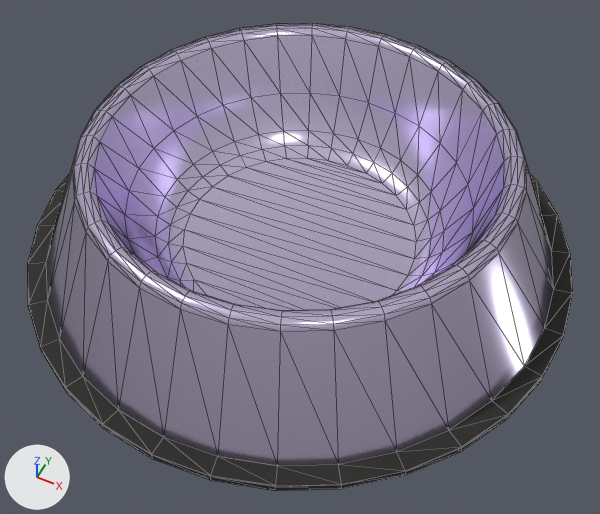
Renders of the glTF model assets/models/bowl1.glb from each side of a commit.
The view is the same before and after, from a 50 mm camera at (0.128, -0.256, 0.306) aimed at (0.01, -0.019, 0.01). Arrows for +X, +Y and +Z are at lower left; the lights stay in place. The older version comes first. Mesh edges are drawn as thin lines. Where no turn or scale is listed for an object, it has been applied to the vertices.

Objects in the first picture: 'pet-bowl_Metal_0', 'pet-bowl_black_0'.
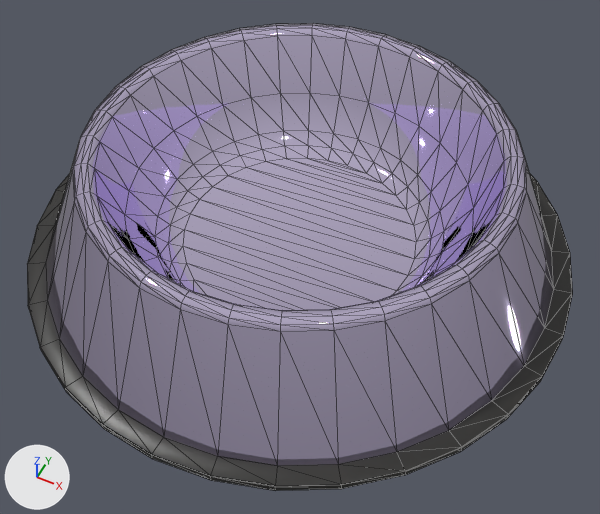
Pixel boxes [x1, y1, x2, y2] of what changed, in the pictures (600 x 514 px):
'pet-bowl_Metal_0', surface changed
    both: [46, 29, 554, 466]
'pet-bowl_black_0', surface changed
    both: [27, 177, 573, 489]

Edits to the bpy script that builds the scene:
```text
Change mat_black:
    where n0 = _N.new('ShaderNodeBsdfPrincipled'); n0.name = 'Principled BSDF'
    n0.inputs[2].default_value: 1.0 -> 0.358  # 'Roughness'
Change mat_material:
    mat_material.roughness: 0.179 -> 0.0371
```
